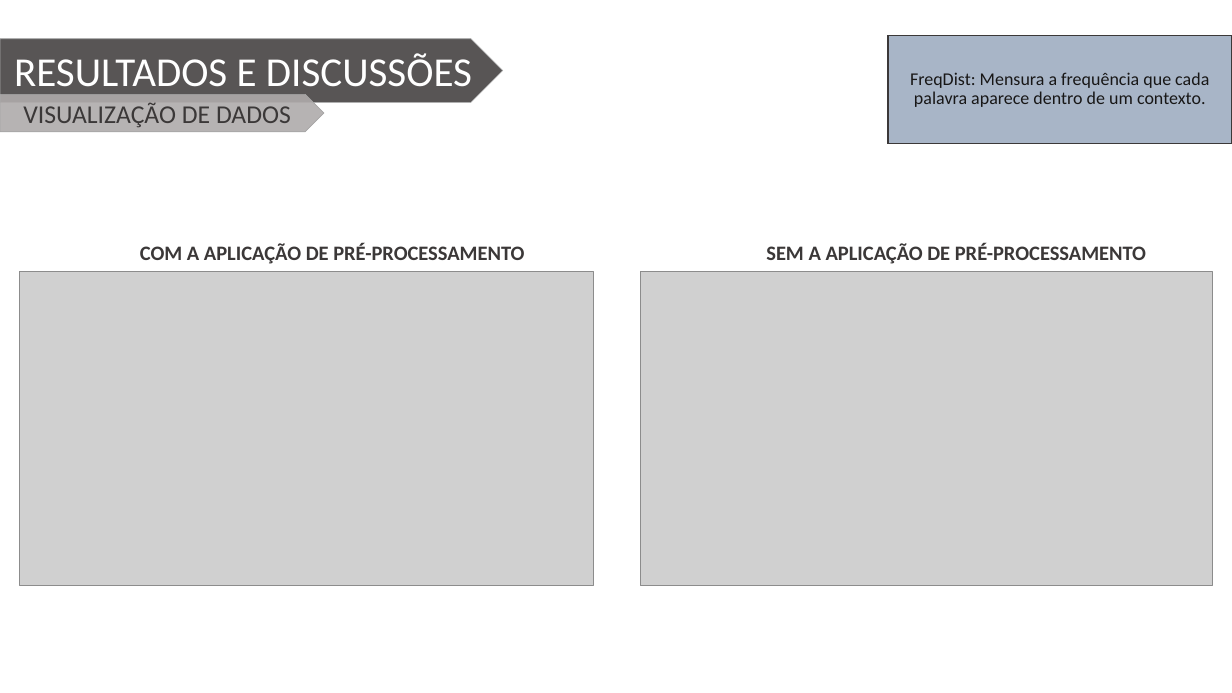
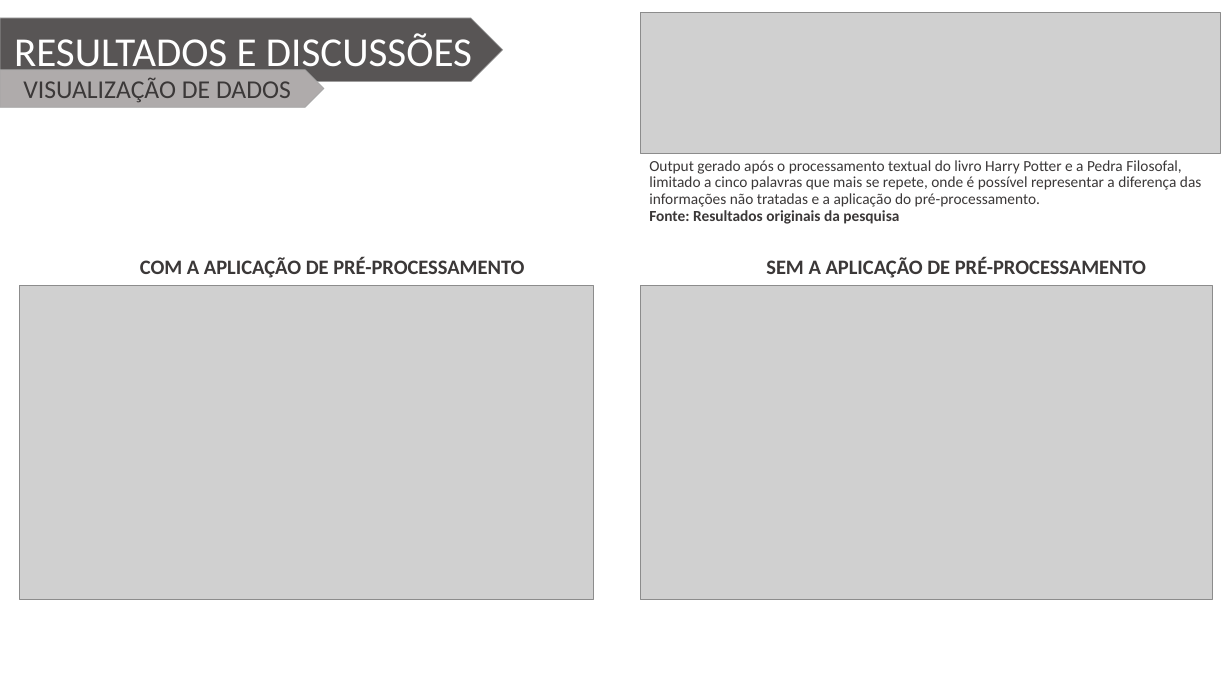
Before and after one commit to Wiryco/Natural-Language-Analysis-And-Processing, a slide deck: slide 9 of Apresentação/Apresentação TCC - Vinícius Andrade Lopes.pptx. Drawn at 1232x693 pixels with LibreOffice and Linux fonts; fonts in the diff are those of the drawing; grey boxes stand for pictures; background and template pictures are left out. Boxes give left, top, right and bottom in pixels: in the first picture for what was removed or moved away, otherwise in the second. Text is boxed around its words. In the diff, an @@ line names an element or a change of style, - is before the commit and + after.

```diff
--- a/Apresentação/Apresentação TCC - Vinícius Andrade Lopes.pptx
+++ b/Apresentação/Apresentação TCC - Vinícius Andrade Lopes.pptx
@@ pentagon arrow "RESULTADOS E DISCUSSÕES": place and size @@
-pentagon arrow "RESULTADOS E DISCUSSÕES" at <box>0,39,503,103</box>
+pentagon arrow "RESULTADOS E DISCUSSÕES" at <box>0,18,503,81</box>
@@ picture added at <box>640,13,1221,153</box> @@
@@ rectangle removed at <box>888,36,1232,144</box> @@
-FreqDist: Mensura a frequência que cada palavra aparece dentro de um contexto.
@@ pentagon arrow "VISUALIZAÇÃO DE DADOS": place and size @@
-pentagon arrow "VISUALIZAÇÃO DE DADOS" at <box>0,94,324,132</box>
+pentagon arrow "VISUALIZAÇÃO DE DADOS" at <box>0,70,324,108</box>
@@ pentagon arrow "VISUALIZAÇÃO DE DADOS" at <box>0,70,324,108</box>: fill #AFABAB at 90% opacity to #AFABAB @@
@@ text added at <box>649,160,1201,224</box>, 12 pt, text #3B3838 @@
+Output gerado após o processamento textual do livro Harry Potter e a Pedra Filosofal, limitado a cinco palavras que mais se repete, onde é possível representar a diferença das informações não tratadas e a aplicação do pré-processamento.
+Fonte: Resultados originais da pesquisa
@@ 2 pictures, 2 texts: place and size @@
-2 pictures, 2 texts at <box>20,243,1213,586</box>
+2 pictures, 2 texts at <box>20,257,1213,600</box>
```
Also in this commit, not shown: 10 other slides changed.
